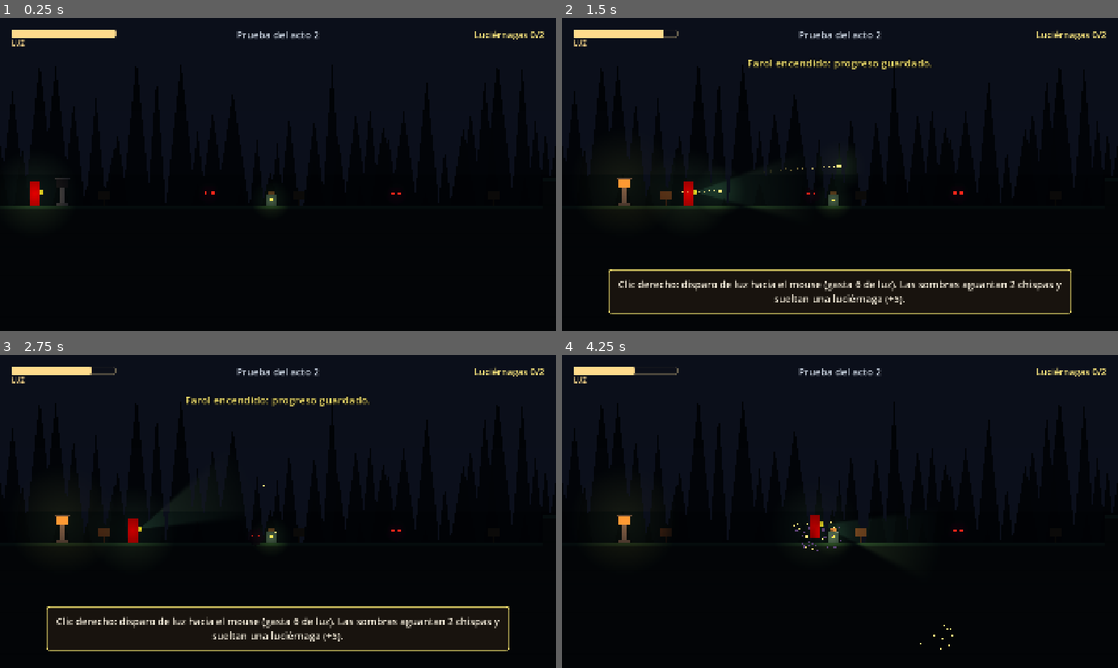
Above: before the commit, frames 1-4 (two rows, left to right).
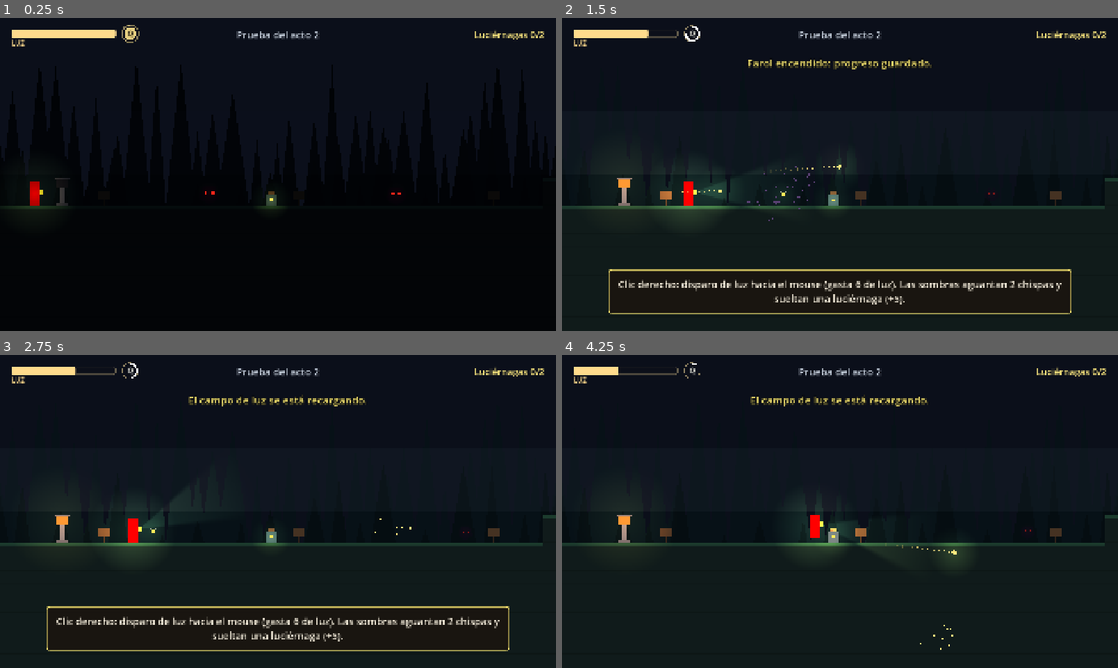
Above: after the commit, the same moments.

Repository: Kalettco/La-Neblina
Game: Godot game, scene res://escenas/niveles/nivel_prueba_acto2.tscn
Same seed, same stepped clock (60 frames per second), same inputs: the game is played once before the commit and once after it. This scene is started directly instead of the project's main scene.
Inputs (mouse positions are in pixels of both pictures, inside the frame that each line leads up to):
- Up to frame 1 (0.25 s): no input
- Up to frame 2 (1.5 s): tap Enter at 0.5 s; move the mouse to (962, 158) at 0.52 s; hold D (mover_derecha) from 0.53 s (still down); tap Q (campo_luz) at 0.6 s; click (962, 158) at 0.67 s; tap W (saltar) at 0.77 s; right-click (962, 158) at 0.8 s; move the mouse to (728, 190) at 1.27 s; right-click (728, 190) at 1.35 s; click (728, 190) at 1.42 s
- Up to frame 3 (2.75 s): tap W (saltar) at 1.52 s; tap F (linterna) at 1.55 s; move the mouse to (333, 442) at 2.02 s; release D (mover_derecha) at 2.03 s; hold A (mover_izquierda) from 2.03 s (still down); hold F (linterna) from 2.03 s (still down); click (333, 442) at 2.17 s; tap Q (campo_luz) at 2.3 s
- Up to frame 4 (4.25 s): move the mouse to (812, 574) at 2.77 s; release A (mover_izquierda) at 2.78 s; release F (linterna) at 2.78 s; hold D (mover_derecha) from 2.78 s (still down); tap Q (campo_luz) at 2.85 s; click (812, 574) at 2.92 s; tap W (saltar) at 3.02, 3.77 s; right-click (812, 574) at 3.05 s; move the mouse to (1006, 558) at 3.52 s; hold F (linterna) from 3.53 s (still down); right-click (1006, 558) at 3.6 s; click (1006, 558) at 3.67 s

The runs differ from the first frame. In frame 1, 0.1% of the frame differs, in the area x 21-26%, y 2-8%; in frame 2, 3.1%; in frame 3, 3.8%; in frame 4, 4.1%, in the area x 0-100%, y 2-71%.

Commit message:
Campo de luz: onda, iluminacion 4 s, pulso, cristales e icono en el HUD

Diff:
--- /dev/null
+++ b/escenas/objetos/cristal.tscn
@@ -0,0 +1,36 @@
+[gd_scene format=3]
+
+[ext_resource type="Script" path="res://scripts/objetos/cristal.gd" id="1_cristal"]
+
+[sub_resource type="RectangleShape2D" id="RectangleShape2D_cristal"]
+size = Vector2(48, 24)
+
+[sub_resource type="CanvasItemMaterial" id="CanvasItemMaterial_brillo"]
+light_mode = 1
+
+[node name="Cristal" type="StaticBody2D"]
+collision_layer = 8
+collision_mask = 0
+script = ExtResource("1_cristal")
+
+[node name="CollisionShape2D" type="CollisionShape2D" parent="."]
+position = Vector2(0, -36)
+shape = SubResource("RectangleShape2D_cristal")
+one_way_collision = true
+
+[node name="Visual" type="Node2D" parent="."]
+
+[node name="Pieza" type="ColorRect" parent="Visual"]
+material = SubResource("CanvasItemMaterial_brillo")
+offset_left = -24.0
+offset_top = -48.0
+offset_right = 24.0
+offset_bottom = -24.0
+mouse_filter = 2
+color = Color(0.55, 0.85, 1, 0.55)
+
+[node name="Borde" type="Line2D" parent="Visual"]
+material = SubResource("CanvasItemMaterial_brillo")
+points = PackedVector2Array(-23, -47, 23, -47, 23, -25, -23, -25, -23, -47)
+width = 2.0
+default_color = Color(0.8, 0.95, 1, 1)
--- /dev/null
+++ b/escenas/objetos/onda_campo.tscn
@@ -0,0 +1,6 @@
+[gd_scene format=3]
+
+[ext_resource type="Script" path="res://scripts/objetos/onda_campo.gd" id="1_onda"]
+
+[node name="OndaCampo" type="Node2D"]
+script = ExtResource("1_onda")
--- a/escenas/ui/hud.tscn
+++ b/escenas/ui/hud.tscn
@@ -1,6 +1,7 @@
 [gd_scene format=3]
 
 [ext_resource type="Script" path="res://scripts/hud.gd" id="1_hud"]
+[ext_resource type="Script" path="res://scripts/icono_campo.gd" id="2_icono"]
 
 [node name="HUD" type="CanvasLayer"]
 layer = 10
@@ -15,6 +16,16 @@
 max_value = 100.0
 value = 100.0
 show_percentage = false
+
+[node name="IconoCampo" type="Control" parent="."]
+layout_mode = 3
+anchors_preset = 0
+offset_left = 418.0
+offset_top = 22.0
+offset_right = 482.0
+offset_bottom = 86.0
+mouse_filter = 2
+script = ExtResource("2_icono")
 
 [node name="EtiquetaLuz" type="Label" parent="."]
 offset_left = 40.0
--- a/scripts/datos/nivel_prueba_acto2.gd
+++ b/scripts/datos/nivel_prueba_acto2.gd
@@ -2,7 +2,8 @@
 ## Nivel de PRUEBA del acto 2 (no es parte del juego).
 ## Se abre con escenas/niveles/nivel_prueba_acto2.tscn y F6.
 ## Prueba: disparo de luz, sombras con vida, embestida de la cazadora,
-## lanzadora de bruma, brasero lejano encendido con chispas y luciérnagas pequeñas.
+## lanzadora de bruma, brasero lejano encendido con chispas, luciérnagas pequeñas
+## y el campo de luz (Q) con cristales.
 
 const NOMBRE: String = "Prueba del acto 2"
 const SUBTITULO: String = "Solo para probar"
@@ -10,8 +11,8 @@
 
 
 static func construir(n: Nivel) -> void:
-	n.tamano(70, 18)
-	n.zona(0, 70, "Prueba del acto 2", 0.80, false)
+	n.tamano(100, 18)
+	n.zona(0, 100, "Prueba del acto 2", 0.80, false)
 	n.inicio(2, 13)
 	n.suelo(0, 69, 14)
 	n.farol(4, 13)
@@ -30,7 +31,16 @@
 	n.bloque(53, 58, 16, 17)
 	n.plataforma_luz(55, 56, 12)
 	n.brasero(58, 13, "a")
-	n.suelo(59, 69, 14)
+	n.suelo(59, 71, 14)
 	n.puerta(62, 8, 13, "a")
 	n.flor(65, 13)
-	n.salida(68, 13)
+	n.farol(68, 13)
+	n.cartel(70, 13, "Q (o clic izquierdo + derecho a la vez): CAMPO DE LUZ. Ilumina todo a tu alrededor 4 s, daña a los enemigos cercanos y hace aparecer los cristales.")
+	n.agua(72, 82, 15)
+	n.bloque(72, 82, 16, 17)
+	n.cristal(74, 75, 12)
+	n.cristal(78, 79, 11)
+	n.suelo(83, 99, 14)
+	n.sombra("patrulla", 88, 13, 85, 92)
+	n.lanzadora(91, 9)
+	n.salida(97, 13)
--- /dev/null
+++ b/scripts/icono_campo.gd
@@ -0,0 +1,46 @@
+extends Control
+## Ícono circular del campo de luz (64x64), junto a la barra de LUZ.
+## - Recargando: un arco se llena poco a poco.
+## - Listo: círculo lleno que late y brilla.
+## - Activo: anillo blanco que se vacía mientras dura el campo.
+## Solo se ve si Lía ya tiene el campo de luz.
+
+const COLOR_FONDO: Color = Color(0.05, 0.06, 0.1, 0.85)
+const COLOR_BORDE: Color = Color(0.55, 0.5, 0.38)
+const COLOR_LISTO: Color = Color(1.0, 0.9, 0.55)
+const COLOR_CARGA: Color = Color(0.7, 0.62, 0.4)
+
+var _tiempo: float = 0.0
+
+
+func _process(delta: float) -> void:
+	_tiempo += delta
+	visible = Juego.tiene_campo
+	if visible:
+		queue_redraw()
+
+
+func _draw() -> void:
+	var centro: Vector2 = size / 2.0
+	var radio: float = minf(size.x, size.y) / 2.0 - 4.0
+	draw_circle(centro, radio, COLOR_FONDO)
+	draw_arc(centro, radio, 0.0, TAU, 48, COLOR_BORDE, 2.0)
+	var jugador: Jugador = Juego.jugador
+	if not is_instance_valid(jugador):
+		return
+	if jugador.campo_activo():
+		# Activo: anillo que se vacía
+		var resto: float = jugador.tiempo_campo / jugador.duracion_campo
+		draw_arc(centro, radio - 5.0, -PI / 2.0, -PI / 2.0 + TAU * resto, 48, Color.WHITE, 6.0)
+	elif jugador.recarga_campo_restante > 0.0:
+		# Recargando: arco que se llena
+		var avance: float = 1.0 - jugador.recarga_campo_restante / jugador.recarga_campo
+		draw_arc(centro, radio - 5.0, -PI / 2.0, -PI / 2.0 + TAU * avance, 48, COLOR_CARGA, 6.0)
+	else:
+		# Listo: brilla y late
+		var pulso: float = 0.75 + 0.25 * sin(_tiempo * 4.0)
+		draw_circle(centro, (radio - 6.0) * pulso, Color(COLOR_LISTO, 0.9))
+		draw_arc(centro, radio + 2.0, 0.0, TAU, 48, Color(COLOR_LISTO, 0.5 * pulso), 3.0)
+	# Letra de la tecla
+	var fuente: Font = get_theme_default_font()
+	draw_string(fuente, centro + Vector2(-9.0, 9.0), "Q", HORIZONTAL_ALIGNMENT_LEFT, -1, 24, Color(0.1, 0.08, 0.05) if not jugador.campo_activo() and jugador.recarga_campo_restante <= 0.0 else Color(0.9, 0.9, 0.86))
--- a/scripts/juego.gd
+++ b/scripts/juego.gd
@@ -126,16 +126,25 @@
 	estadisticas["sombras_destruidas"] += 1
 
 
+## Solo el campo de luz (los cristales no responden a la linterna normal).
+func campo_ilumina(punto: Vector2) -> bool:
+	return is_instance_valid(jugador) and jugador.campo_ilumina(punto)
+
+
+func campo_activo() -> bool:
+	return is_instance_valid(jugador) and jugador.campo_activo()
+
+
 ## Acto 2 (desde el nivel 3): los enemigos atacan y se pueden destruir.
 func es_acto_2() -> bool:
 	return nivel_actual >= NIVEL_CON_DISPARO
 
 
-## ¿Hay luz en este punto? Cuenta la linterna de Lía y cualquier luz extra
-## (chispas en vuelo; en la Fase 11 también el campo de luz).
+## ¿Hay luz en este punto? Cuenta la linterna de Lía, el campo de luz
+## y cualquier luz extra (chispas en vuelo).
 ## Las luces extra están en el grupo "luces_extra" y tienen ilumina(punto) -> bool.
 func esta_iluminado(punto: Vector2) -> bool:
-	if is_instance_valid(jugador) and jugador.esta_iluminado(punto):
+	if is_instance_valid(jugador) and (jugador.esta_iluminado(punto) or jugador.campo_ilumina(punto)):
 		return true
 	for luz: Node in get_tree().get_nodes_in_group("luces_extra"):
 		if luz.call("ilumina", punto):
--- a/scripts/jugador.gd
+++ b/scripts/jugador.gd
@@ -31,6 +31,16 @@
 @export var dano_chispa: int = 1
 
 const ESCENA_CHISPA: PackedScene = preload("res://escenas/objetos/chispa.tscn")
+
+# --- Campo de luz (acto 2, tecla Q o clic izquierdo + derecho a la vez) ---
+@export var duracion_campo: float = 4.0       # segundos que todo alrededor queda iluminado
+@export var recarga_campo: float = 10.0       # segundos hasta poder usarlo otra vez
+@export var costo_campo: float = 15.0
+@export var radio_campo: float = 1100.0       # px
+@export var dano_pulso_campo: int = 2         # daño del pulso inicial a los enemigos
+
+const ESCENA_ONDA: PackedScene = preload("res://escenas/objetos/onda_campo.tscn")
+const VENTANA_COMBO: float = 0.15             # clic izquierdo + derecho "casi a la vez"
 
 const ENERGIA_BAJA: float = 25.0
 const ENERGIA_AL_REAPARECER: float = 70.0
@@ -60,6 +70,12 @@
 var _sacudida_fuerza: float = 0.0
 var _espera_disparo: float = 0.0
 var _tiempo_disparando: float = 0.0     # para la animación lia_disparar
+var tiempo_campo: float = 0.0           # > 0 mientras el campo de luz está activo
+var recarga_campo_restante: float = 0.0 # > 0 mientras el campo se recarga
+var _desde_clic_izq: float = 99.0       # segundos desde el último clic izquierdo / F
+var _desde_disparo: float = 99.0        # segundos desde el último disparo
+var _ultima_chispa: Node2D = null
+var _tiempo_animacion_campo: float = 0.0
 
 # --- Animación (para cuando llegue el arte) ---
 var _estaba_en_suelo: bool = true
@@ -99,6 +115,7 @@
 	if is_on_floor():
 		impulsado = false
 	_procesar_linterna(delta)
+	_procesar_campo(delta)
 	_procesar_disparo(delta)
 	_actualizar_visual()
 	_actualizar_aura()
@@ -161,9 +178,14 @@
 func _procesar_disparo(delta: float) -> void:
 	_espera_disparo = maxf(_espera_disparo - delta, 0.0)
 	_tiempo_disparando = maxf(_tiempo_disparando - delta, 0.0)
+	_desde_disparo += delta
 	if not Juego.tiene_disparo or entregando_luz or bloqueado:
 		return
 	if not Input.is_action_just_pressed("disparar") or _espera_disparo > 0.0:
+		return
+	# Clic izquierdo + derecho casi a la vez = campo de luz (no dispara)
+	if _desde_clic_izq <= VENTANA_COMBO and _puede_usar_campo():
+		_activar_campo()
 		return
 	if energia < costo_disparo:
 		Juego.toast("No te queda luz suficiente para disparar.")
@@ -183,7 +205,82 @@
 	chispa.set("alcance", alcance_chispa)
 	chispa.set("dano", dano_chispa)
 	get_parent().add_child(chispa)
+	_ultima_chispa = chispa
+	_desde_disparo = 0.0
 	Audio.sfx_disparo()
+
+
+# --- Campo de luz ---
+
+## Q, o clic izquierdo justo después de un disparo (combo): activa el campo.
+func _procesar_campo(delta: float) -> void:
+	tiempo_campo = maxf(tiempo_campo - delta, 0.0)
+	recarga_campo_restante = maxf(recarga_campo_restante - delta, 0.0)
+	_tiempo_animacion_campo = maxf(_tiempo_animacion_campo - delta, 0.0)
+	_desde_clic_izq += delta
+	if Input.is_action_just_pressed("linterna"):
+		# Combo al revés: primero el derecho y luego el izquierdo. Se anula ese disparo.
+		if _desde_disparo <= VENTANA_COMBO and _puede_usar_campo():
+			_anular_ultimo_disparo()
+			_activar_campo()
+			return
+		_desde_clic_izq = 0.0
+	if Input.is_action_just_pressed("campo_luz"):
+		if not Juego.tiene_campo:
+			return
+		if recarga_campo_restante > 0.0:
+			Juego.toast("El campo de luz se está recargando.")
+		elif energia < costo_campo:
+			Juego.toast("No te queda luz suficiente para el campo.")
+		elif _puede_usar_campo():
+			_activar_campo()
+
+
+func _puede_usar_campo() -> bool:
+	return Juego.tiene_campo and recarga_campo_restante <= 0.0 and energia >= costo_campo \
+		and not entregando_luz and not bloqueado and not muerto
+
+
+## Devuelve la luz del disparo que formó parte del combo y quita esa chispa.
+func _anular_ultimo_disparo() -> void:
+	energia = minf(energia + costo_disparo, energia_maxima)
+	if is_instance_valid(_ultima_chispa):
+		_ultima_chispa.queue_free()
+	_ultima_chispa = null
+	_desde_disparo = 99.0
+
+
+## Onda expansiva: ilumina todo en radio_campo durante duracion_campo,
+## asusta a las sombras, daña a los enemigos y destruye proyectiles enemigos.
+func _activar_campo() -> void:
+	energia -= costo_campo
+	tiempo_campo = duracion_campo
+	recarga_campo_restante = recarga_campo
+	_tiempo_animacion_campo = 0.4
+	_desde_clic_izq = 99.0
+	var centro: Vector2 = global_position + Vector2(0.0, -42.0)
+	var onda: Node2D = ESCENA_ONDA.instantiate()
+	onda.position = centro
+	onda.set("radio_final", radio_campo)
+	get_parent().add_child(onda)
+	for enemigo: Node in get_tree().get_nodes_in_group("enemigos"):
+		var e: Node2D = enemigo as Node2D
+		if e.call("centro").distance_to(centro) <= radio_campo:
+			e.call("recibir_dano", dano_pulso_campo, centro)
+	for proyectil: Node in get_tree().get_nodes_in_group("proyectiles_enemigos"):
+		if (proyectil as Node2D).global_position.distance_to(centro) <= radio_campo:
+			proyectil.call("destruir")
+	sacudir(6.0, 0.3)
+	Audio.sfx_campo()
+
+
+func campo_activo() -> bool:
+	return tiempo_campo > 0.0
+
+
+## ¿Este punto está dentro del campo de luz activo?
+func campo_ilumina(punto: Vector2) -> bool:
+	return campo_activo() and punto.distance_to(global_position + Vector2(0.0, -42.0)) <= radio_campo
 
 
 func _procesar_linterna(delta: float) -> void:
@@ -230,6 +327,7 @@
 	linterna_encendida = false
 	cono.enabled = false
 	visual.modulate.a = 1.0
+	tiempo_campo = 0.0
 
 
 ## La llama Juego: vuelve al último farol (o al inicio).
@@ -244,6 +342,8 @@
 	recibiendo_dano = false
 	_sin_control = 0.0
 	invulnerable = TIEMPO_INVULNERABLE
+	tiempo_campo = 0.0
+	recarga_campo_restante = 0.0
 	camara.reset_smoothing()
 
 
@@ -334,6 +434,8 @@
 		if linterna_marcador != null:
 			linterna_marcador.modulate = Color.WHITE
 		cono.energy = 1.2
+	if campo_activo():
+		brillo = 1.6   # Lía brilla con fuerza mientras dura el campo de luz
 	aura.energy = brillo
 
 
@@ -400,6 +502,8 @@
 		return "lia_entregar"
 	if recibiendo_dano:
 		return "lia_dano"
+	if _tiempo_animacion_campo > 0.0:
+		return "lia_campo"
 	if _tiempo_disparando > 0.0:
 		return "lia_disparar"
 	if not en_suelo:
--- a/scripts/nivel.gd
+++ b/scripts/nivel.gd
@@ -37,6 +37,7 @@
 const ESCENA_SALIDA: PackedScene = preload("res://escenas/objetos/salida.tscn")
 const ESCENA_SOMBRA: PackedScene = preload("res://escenas/enemigos/sombra.tscn")
 const ESCENA_LANZADORA: PackedScene = preload("res://escenas/enemigos/lanzadora.tscn")
+const ESCENA_CRISTAL: PackedScene = preload("res://escenas/objetos/cristal.tscn")
 const ESCENA_GUARDIANA: PackedScene = preload("res://escenas/objetos/guardiana.tscn")
 const ESCENA_ARBOL: PackedScene = preload("res://escenas/objetos/arbol_madre.tscn")
 
@@ -56,6 +57,7 @@
 }
 const COLOR_ENTREGA: Color = Color("050508")
 const COLOR_CURACION: Color = Color("7d8aa6")   # la oscuridad se aclara al sanar el árbol
+const COLOR_CAMPO: Color = Color("9aa6c8")      # tono claro mientras dura el campo de luz
 const COLOR_FONDO_CUEVA: Color = Color("17130f")
 const VELOCIDAD_COLOR: float = 6.0     # el color de la noche cambia en ~0,5 s
 const MULTIPLICADOR_GRACIA_COPA: float = 3.0   # plataformas de luz en la copa: 0,5 s x 3
@@ -86,6 +88,7 @@
 		datos = datos_prueba
 		Juego.nivel_actual = Juego.NIVEL_CON_DISPARO
 		Juego.tiene_disparo = true
+		Juego.tiene_campo = true
 	else:
 		datos = DATOS[clampi(Juego.nivel_actual, 0, DATOS.size() - 1)]
 	Juego.iniciar_nivel(self)
@@ -294,6 +297,8 @@
 		objetivo = COLOR_CURACION
 	elif Juego.entregando_luz:
 		objetivo = COLOR_ENTREGA
+	elif Juego.campo_activo():
+		objetivo = COLOR_CAMPO
 	noche.color = noche.color.lerp(objetivo, minf(1.0, VELOCIDAD_COLOR * delta))
 
 
@@ -427,3 +432,9 @@
 		resultado.append(arbol)
 		x += separacion * azar.randf_range(0.6, 1.4)
 	return resultado
+
+
+## Plataforma de cristal (una pieza por casilla): solo aparece con el CAMPO de luz.
+func cristal(x0: int, x1: int, y: int) -> void:
+	for x in range(x0, x1 + 1):
+		_colocar(ESCENA_CRISTAL.instantiate(), x, y, objetos)
--- /dev/null
+++ b/scripts/objetos/cristal.gd
@@ -0,0 +1,27 @@
+extends "res://scripts/objetos/plataforma_luz.gd"
+## Cristal: como la plataforma de luz, pero SOLO aparece con el CAMPO de luz
+## (la linterna normal no alcanza). Permanece mientras dura el campo + 1 s y se desvanece.
+## Oculto: contorno muy tenue. Visible: celeste translúcido.
+## Origen = centro inferior de la casilla; la pieza ocupa la mitad SUPERIOR.
+
+const ALFA_OCULTO: float = 0.12
+
+
+func _ready() -> void:
+	tiempo_gracia = 1.0
+	super._ready()
+
+
+func _esta_iluminada() -> bool:
+	for x: float in [-20.0, 0.0, 20.0]:
+		if Juego.campo_ilumina(to_global(Vector2(x, CENTRO_Y))):
+			return true
+	return false
+
+
+func _actualizar_aspecto(_delta: float) -> void:
+	if _existe:
+		visual.modulate.a = 1.0
+		return
+	var desvanecer: float = 1.0 - (_sin_luz - tiempo_gracia) / TIEMPO_DESVANECER
+	visual.modulate.a = maxf(clampf(desvanecer, 0.0, 1.0), ALFA_OCULTO)
--- /dev/null
+++ b/scripts/objetos/onda_campo.gd
@@ -0,0 +1,35 @@
+extends Node2D
+## Onda expansiva del campo de luz: un anillo que crece desde Lía
+## hasta radio_final en 0,3 s y luego se desvanece.
+
+const TIEMPO_EXPANSION: float = 0.3
+const TIEMPO_DESVANECER: float = 0.4
+const COLOR_ANILLO: Color = Color(1.0, 0.93, 0.65)
+
+var radio_final: float = 1100.0
+var _tiempo: float = 0.0
+
+
+func _ready() -> void:
+	material = Efectos.material_sin_sombra()
+	z_index = 5
+
+
+func _process(delta: float) -> void:
+	_tiempo += delta
+	if _tiempo >= TIEMPO_EXPANSION + TIEMPO_DESVANECER:
+		queue_free()
+		return
+	queue_redraw()
+
+
+func _draw() -> void:
+	var avance: float = minf(_tiempo / TIEMPO_EXPANSION, 1.0)
+	var radio: float = radio_final * ease(avance, 0.4)
+	var alfa: float = 1.0
+	if _tiempo > TIEMPO_EXPANSION:
+		alfa = 1.0 - (_tiempo - TIEMPO_EXPANSION) / TIEMPO_DESVANECER
+	# Relleno muy suave y anillo brillante
+	draw_circle(Vector2.ZERO, radio, Color(COLOR_ANILLO, 0.08 * alfa))
+	draw_arc(Vector2.ZERO, radio, 0.0, TAU, 96, Color(COLOR_ANILLO, 0.85 * alfa), 10.0)
+	draw_arc(Vector2.ZERO, radio * 0.97, 0.0, TAU, 96, Color(COLOR_ANILLO, 0.35 * alfa), 24.0)
Not shown, added: scripts/icono_campo.gd.uid
Not shown, added: scripts/objetos/cristal.gd.uid
Not shown, added: scripts/objetos/onda_campo.gd.uid
